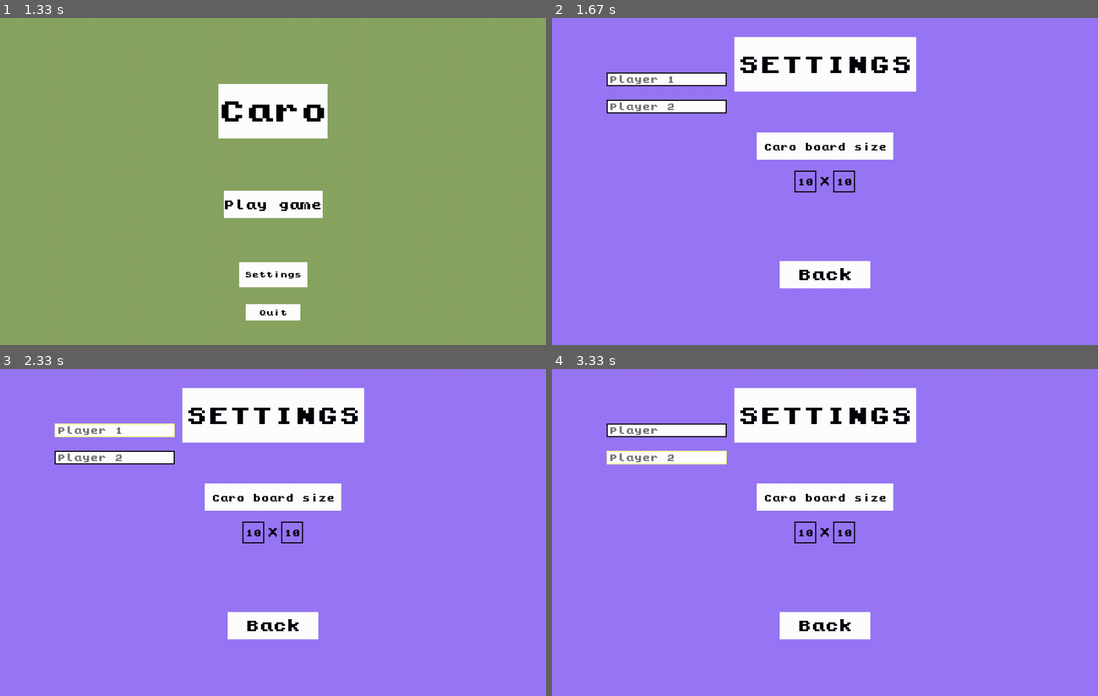
Above: before the commit, frames 1-4 (two rows, left to right).
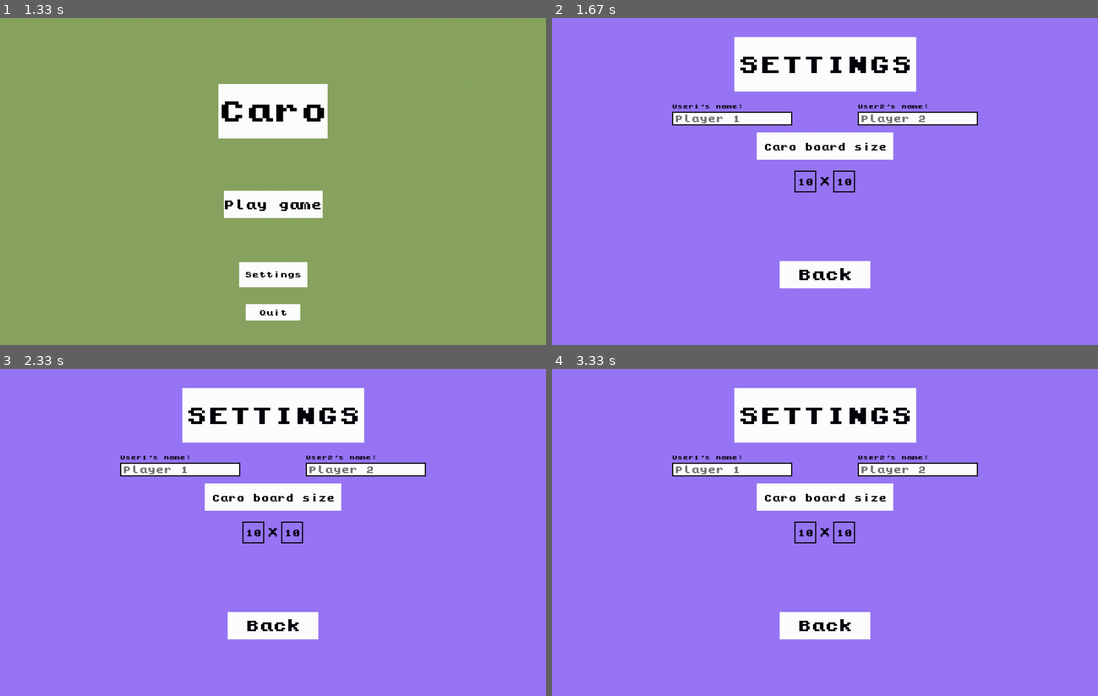
Above: after the commit, the same moments.

Repository: BFCmath/PYGAME_NMCNTT_LT_HK1
Game: pygame game, started from main.py
Same seed, same stepped clock (60 frames per second), same inputs: the game is played once before the commit and once after it.
Inputs (mouse positions are in pixels of both pictures, inside the frame that each line leads up to):
- Up to frame 1 (1.33 s): no input
- Up to frame 2 (1.67 s): click (825, 273) at 1.52 s
- Up to frame 3 (2.33 s): click (114, 431) at 2.08 s
- Up to frame 4 (3.33 s): tap Backspace at 2.37 s; click (1027, 643) at 2.75 s; click (666, 457) at 3.08 s

Frame 1 is identical in both runs. In frame 2, 3.9% of the frame differs, in the area x 10-78%, y 16-33%; in frame 3, 3.9%; in frame 4, 3.9%.

Commit message:
them user name trong setting

Diff:
--- a/_logic/setting_logic.py
+++ b/_logic/setting_logic.py
@@ -4,14 +4,14 @@
 from game_setting import Settings
 # from _scene.menu_scene import MenuScene
 class SettingLogic:
-    def __init__(self,back_button, rect1, rect2):
+    def __init__(self,back_button, rect1, rect2,name_input_box_1,name_input_box_2):
         # Initialize the values for the input boxes as empty strings
         self.back_button = back_button
         self.input_values = ['10', '10']  # Default values for the input boxes
         self.input_boxes = [rect1, rect2]  # Rectangles for the input boxes
         self.active_box = None  # The index of the active input box
-        self.active_name_button_1 = False
-        self.active_name_button_2 = False
+        self.name_input_box_1 = name_input_box_1
+        self.name_input_box_2 = name_input_box_2
 
     def handle_event(self, event):
         if event.type == pygame.MOUSEBUTTONDOWN:
@@ -26,7 +26,8 @@
                 self.active_box = 1
             else:
                 self.active_box = None
-
+        self.handle_name_input_box(event,self.name_input_box_1,player=0)
+        self.handle_name_input_box(event,self.name_input_box_2,player=1)
         # value_change = False
         # if event.type == pygame.KEYDOWN and self.active_box is not None:
         #     print("key down")
@@ -49,50 +50,26 @@
         # Return the current values of the input boxes
         return self.input_values
 
-    def handle_name_input_box(self,event,name_input_box_1,name_input_box_2):
+    def handle_name_input_box(self,event,name_input_box,player):
         if event.type == pygame.MOUSEBUTTONDOWN:
         #If the mouse is clicked on the input_box rect
-            if name_input_box_1.box_rect.collidepoint(event.pos):
+            if name_input_box.box_rect.collidepoint(event.pos):
                 #Toggle the active variable
-                self.active_name_button_1 = not self.active_name_button_1
+                name_input_box.active = not name_input_box.active
             else:
-                self.active_name_button_1 = False
+                name_input_box.active = False
 
-            if(self.active_name_button_1):
-                name_input_box_1.draw_input_box()
+            if(name_input_box.active):
+                name_input_box.draw_input_box()
             else:
-                name_input_box_1.draw_passive_box()
-
-            if name_input_box_2.box_rect.collidepoint(event.pos):
-                #Toggle the active variable
-                self.active_name_button_2 = not self.active_name_button_2
-            else:
-                self.active_name_button_2 = False
-
-            if(self.active_name_button_2):
-                name_input_box_2.draw_input_box()
-            else:
-                name_input_box_2.draw_passive_box()
-
-        if self.active_name_button_1 and event.type == pygame.KEYDOWN:
+                name_input_box.draw_passive_box()
+        if name_input_box.active and event.type == pygame.KEYDOWN:
             #If the key is backspace
             if event.key == pygame.K_BACKSPACE:
                 #Delete the last character
-                name_input_box_1.text = name_input_box_1.text[:-1]
-            elif name_input_box_1.text.__len__() < Settings.LIMIT_OF_NAME:
+                name_input_box.text = name_input_box.text[:-1]
+            elif name_input_box.text.__len__() < Settings.LIMIT_OF_NAME:
                 #Add the character to the text
-                name_input_box_1.text += event.unicode
-            name_input_box_1.draw_text(name_input_box_1.text)
-            Singleton.player_name[0] = name_input_box_1.text
-
-
-        if self.active_name_button_2 and event.type == pygame.KEYDOWN:
-            #If the key is backspace
-            if event.key == pygame.K_BACKSPACE:
-                #Delete the last character
-                name_input_box_2.text = name_input_box_2.text[:-1]
-            elif name_input_box_2.text.__len__() < Settings.LIMIT_OF_NAME:
-                #Add the character to the text
-                name_input_box_2.text += event.unicode
-            name_input_box_2.draw_text(name_input_box_2.text)
-            Singleton.player_name[1] = name_input_box_2.text
+                name_input_box.text += event.unicode
+            name_input_box.draw_text(name_input_box.text)
+            Singleton.player_name[player] = name_input_box.text
--- a/_scene/setting_scene.py
+++ b/_scene/setting_scene.py
@@ -9,17 +9,17 @@
 
         self.setting_visual.draw_background()
         self.back_button = self.setting_visual.draw_settings()
+        self.setting_visual.draw_name()
+        self.setting_visual.draw_caro_board_size()
 
-        self.setting_visual.draw_caro_board_size()
         self.input_box1,self.input_box2 = self.setting_visual.draw_input_box_place()
         self.name_input_box_1,self.name_input_box_2 = self.setting_visual.draw_name_input_box()
 
-        self.setting_logic = SettingLogic(self.back_button,self.input_box1,self.input_box2)
+        self.setting_logic = SettingLogic(self.back_button,self.input_box1,self.input_box2,self.name_input_box_1,self.name_input_box_2)
         self.setting_visual.draw_number_in_text_box(self.setting_logic.input_values[0], self.input_box1)
         self.setting_visual.draw_number_in_text_box(self.setting_logic.input_values[1], self.input_box2)
         pass
 
     def run_all_time(self,event):
         self.setting_logic.handle_event(event)
-        self.setting_logic.handle_name_input_box(event,self.name_input_box_1,self.name_input_box_2)
         pass
--- a/_visual/general_visual.py
+++ b/_visual/general_visual.py
@@ -26,6 +26,7 @@
         self.text_color = text_color
         self.text = text
         self.draw_text(text)
+        self.active = False
         pass
     def _draw_background_box(self):
         pygame.draw.rect(self.screen,self.background_color,self.box_rect)
--- a/_visual/play_game_visual.py
+++ b/_visual/play_game_visual.py
@@ -31,8 +31,10 @@
         self.draw_turn_text(Singleton.turn)
         back_button =self.draw_button(self.screen,PlayGame.BACK_BUTTON_RECT, PlayGame.BACK_TEXT, PlayGame.TEXT_SIZE, PlayGame.FONT, PlayGame.BACK_BUTTON_COLOR, PlayGame.BACK_TEXT_COLOR)
         # self.print_text(back_text, self.text_color, PlayGame.BACK_TEXT_POSITION, alignment="right")
-        self.print_text(PlayGame.PLAYER1_TEXT, self.text_color, PlayGame.PLAYER1_TEXT_POSITION, alignment="left")
-        self.print_text(PlayGame.PLAYER2_TEXT, self.text_color, PlayGame.PLAYER2_TEXT_POSITION, alignment="right")
+        _player1_text = Singleton.player_name[0] + ': X'
+        _player2_text = Singleton.player_name[1] + ': O'
+        self.print_text(_player1_text, self.text_color, PlayGame.PLAYER1_TEXT_POSITION, alignment="left")
+        self.print_text(_player2_text, self.text_color, PlayGame.PLAYER2_TEXT_POSITION, alignment="right")
         pygame.display.update()
         return back_button
 
--- a/_visual/setting_visual.py
+++ b/_visual/setting_visual.py
@@ -38,10 +38,18 @@
         text_surf = self.font.render(str(number), True, Settings.SETTINGS_BUTTON_TEXT_COLOR)
         text_rect = text_surf.get_rect(center=(input_box_rect[0] + input_box_rect[2] // 2, input_box_rect[1] + input_box_rect[3] // 2))
         self.screen.blit(text_surf, text_rect)
+    def draw_name(self):
+        self.font = pygame.font.Font(Settings.FONT, Settings.NAME_SIZE)
+        text_surf = self.font.render(Settings.NAME_1, True, Settings.SETTINGS_BUTTON_TEXT_COLOR)
+        text_rect = text_surf.get_rect(topleft=(Settings.NAME_PLACE_1[0], Settings.NAME_PLACE_1[1]))
+        self.screen.blit(text_surf, text_rect)
+        text_surf = self.font.render(Settings.NAME_2, True, Settings.SETTINGS_BUTTON_TEXT_COLOR)
+        text_rect = text_surf.get_rect(topleft=(Settings.NAME_PLACE_2[0], Settings.NAME_PLACE_2[1]))
+        self.screen.blit(text_surf, text_rect)
+
     def draw_name_input_box(self):
         name_input_box_1 = InputBox(self.screen,Settings.SETTINGS_NAME_INPUT_BOX_RECT_1,Settings.ACTIVE_COLOR_INPUT_BOX,Settings.PASSIVE_COLOR_INPUT_BOX,Settings.INPUT_BOX_BACKGROUND_COLOR,Settings.FONT,Settings.SETTINGS_INPUT_BOX_TEXT_SIZE,Settings.INPUT_BOX_TEXT_COLOR,Singleton.player_name[0])
         name_input_box_1.draw_passive_box()
         name_input_box_2 = InputBox(self.screen,Settings.SETTINGS_NAME_INPUT_BOX_RECT_2,Settings.ACTIVE_COLOR_INPUT_BOX,Settings.PASSIVE_COLOR_INPUT_BOX,Settings.INPUT_BOX_BACKGROUND_COLOR,Settings.FONT,Settings.SETTINGS_INPUT_BOX_TEXT_SIZE,Settings.INPUT_BOX_TEXT_COLOR,Singleton.player_name[1])
         name_input_box_2.draw_passive_box()
         return name_input_box_1,name_input_box_2
-        pass
--- a/game_setting.py
+++ b/game_setting.py
@@ -63,13 +63,19 @@
     SETTINGS_INPUT_BOX_RECT_1 = calculate_square_size(SETTINGS_X_PLACE[0]-0.035,SETTINGS_X_PLACE[1],0.04)
     SETTINGS_INPUT_BOX_RECT_2 = calculate_square_size(SETTINGS_X_PLACE[0]+0.035,SETTINGS_X_PLACE[1],0.04)
 
-    SETTINGS_NAME_INPUT_BOX_RECT_1 = (100,100,220,25)
-    SETTINGS_NAME_INPUT_BOX_RECT_2 = (100,150,220,25)
+    SETTINGS_NAME_INPUT_BOX_RECT_1 = (220,172,220,25)
+    SETTINGS_NAME_INPUT_BOX_RECT_2 = (Board.BOARD_WIDTH-SETTINGS_NAME_INPUT_BOX_RECT_1[0]-SETTINGS_NAME_INPUT_BOX_RECT_1[2],SETTINGS_NAME_INPUT_BOX_RECT_1[1],220,25)
     ACTIVE_COLOR_INPUT_BOX = (255, 255, 145)  # White
     PASSIVE_COLOR_INPUT_BOX = (0, 0, 0)  # Black
     INPUT_BOX_BACKGROUND_COLOR = (255, 255, 255)  # Black
     INPUT_BOX_TEXT_COLOR = (111,111, 111)  # Gray
     SETTINGS_INPUT_BOX_TEXT_SIZE = 15
+
+    NAME_PLACE_1 = (SETTINGS_NAME_INPUT_BOX_RECT_1[0],SETTINGS_NAME_INPUT_BOX_RECT_1[1]-15)
+    NAME_PLACE_2 = (SETTINGS_NAME_INPUT_BOX_RECT_2[0],SETTINGS_NAME_INPUT_BOX_RECT_2[1]-15)
+    NAME_SIZE = 10
+    NAME_1 = 'User1\'s name:'
+    NAME_2 = 'User2\'s name:'
 
     LIMIT_OF_NAME = 13
     SETTINGS_BUTTON_COLOR = (255, 255, 255)
